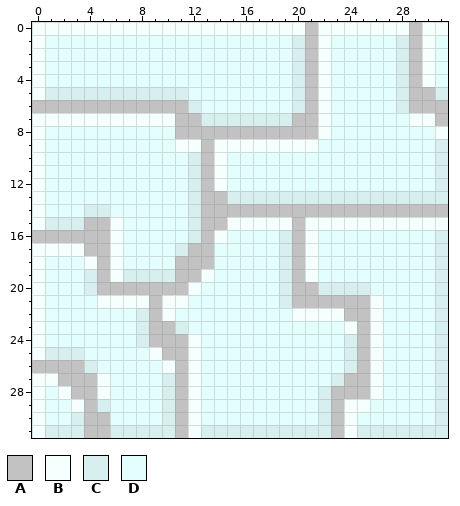
Pixel-art sprite, stored at suddendeath/Assets/Images/floor.png. Above is the file before it was changed.
The file is 32x32 pixels.
Palette (. is transparent): A #c2c2c2  B #f5fffe  C #d7efee  D #e2fffd
New version:
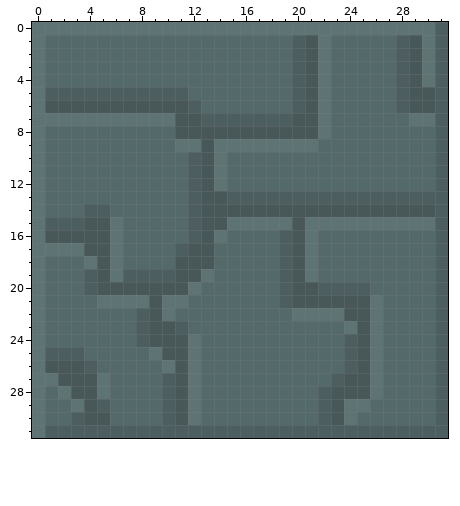
The edit:
Colour A changes from #c2c2c2 to #485858.
Colour B changes from #f5fffe to #5e7474.
Colour C changes from #d7efee to #4c5e5f.
Colour D changes from #e2fffd to #53696a.
Colour A becomes colour B in row 0 at x 21 and 29; in row 6 at x 0; in row 16 at x 0; in row 26 at x 0.
Colour A becomes colour C in rows 6 to 7 at x 31; in row 14 at x 31; in row 31 at x 4 to 5, 11 and 23.
Colour B becomes colour C in row 0 at x 31; in row 8 at x 31; in row 15 at x 31; in row 31 at x 12 and 24.
Colour D becomes colour C in rows 1 to 4 at x 31.
Pixel boxes of the changes (left, top, right, bottom) in both pictures:
changed: (32, 22, 448, 438)
